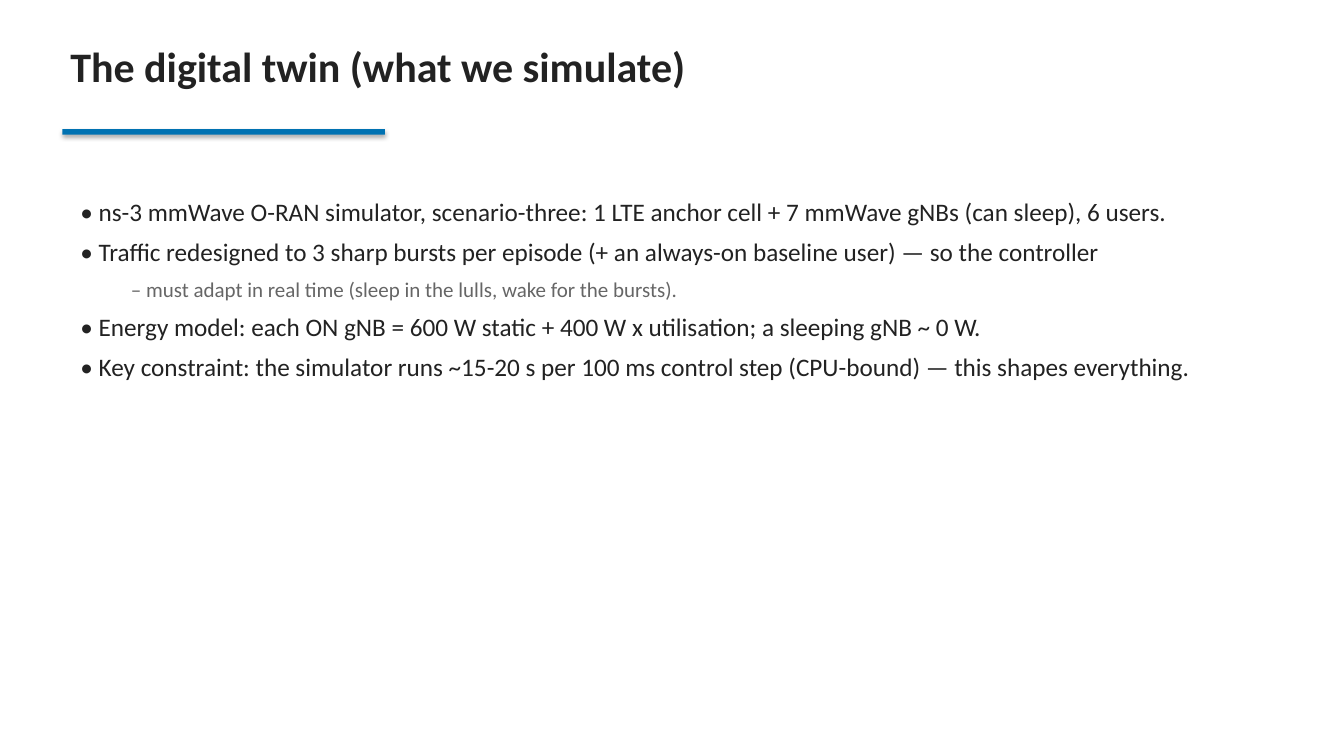
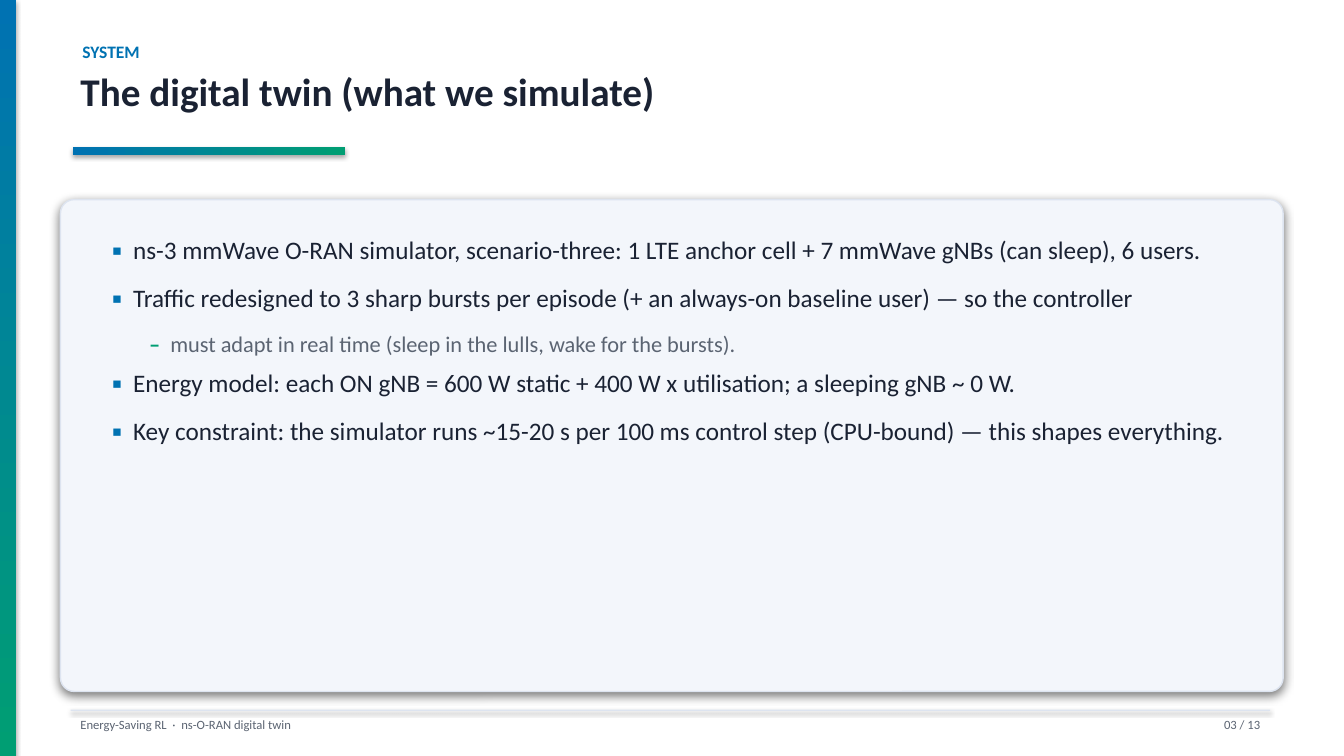
Before and after one commit to SergeantCooper/ns-o-ran-gym, a slide deck: slide 3 of energy_saving_RL_project.pptx. Drawn at 1344x756 pixels with LibreOffice and Linux fonts; fonts in the diff are those of the drawing. Boxes give left, top, right and bottom in pixels: in the first picture for what was removed or moved away, otherwise in the second. Text is boxed around its words. In the diff, an @@ line names an element or a change of style, - is before the commit and + after.

Commit message:
deck: redesign build_ppt.py with a cohesive visual theme
Adds a design system to the presentation (content/numbers unchanged):
- navy gradient title with capability pills + accent band
- per-slide section kickers, gradient underline, left accent strip, footer + page numbers
- content on soft-shadowed panels; colour-coded bullet markers
- figures mounted on shadowed cards, box-fit to the slide (fixes overflow)

```diff
--- a/energy_saving_RL_project.pptx
+++ b/energy_saving_RL_project.pptx
@@ rectangle added at <box>0,0,16,756</box>, fill gradient #0072B2 to #009E73 @@
@@ text added at <box>82,46,139,58</box>, 12.5 pt, text #0072B2, bold @@
+SYSTEM
@@ text "The digital twin (what we ...": place and size @@
-text "The digital twin (what we ..." at <box>70,51,685,89</box>
+text "The digital twin (what we ..." at <box>80,77,655,113</box>
@@ text "The digital twin (what we ..." at <box>80,77,655,113</box>: size 30 to 28 pt, text colour #222222 to #1A2233 @@
@@ rectangle: place and size @@
-rectangle at <box>63,129,385,135</box>
+rectangle at <box>73,147,345,154</box>
@@ rectangle at <box>73,147,345,154</box>: fill #0072B2 to gradient #0072B2 to #009E73 @@
@@ rounded rectangle added at <box>60,200,1284,692</box>, fill #F3F6FB, outline #DDE4F0 1 pt @@
@@ text "▪ ns-3 mmWave O-RAN simulator, ...": place and size @@
-text "▪ ns-3 mmWave O-RAN simulator, ..." at <box>99,203,1189,381</box>
+text "▪ ns-3 mmWave O-RAN simulator, ..." at <box>133,240,1223,445</box>
@@ text at <box>133,240,1200,312</box>: text changed; text colour #222222 to #1A2233 @@
-• ns-3 mmWave O-RAN simulator, scenario-three: 1 LTE anchor cell + 7 mmWave gNBs (can sleep), 6 users.
-• Traffic redesigned to 3 sharp bursts per episode (+ an always-on baseline user) — so the controller
+▪ ns-3 mmWave O-RAN simulator, scenario-three: 1 LTE anchor cell + 7 mmWave gNBs (can sleep), 6 users.
+▪ Traffic redesigned to 3 sharp bursts per episode (+ an always-on baseline user) — so the controller
@@ text at <box>170,336,735,356</box>: size 15 to 16 pt in "– must adapt in real time (sleep ..."; text colour #666666 to #009E73, bold on in "–"; text colour #666666 to #5B6472 in "must adapt in real time (sleep in ..."; list level 2 to 1 in "– must adapt in real ..."; line spacing 1 to 1.12 @@
@@ text at <box>133,374,1223,445</box>: text changed; text colour #222222 to #1A2233 @@
-• Energy model: each ON gNB = 600 W static + 400 W x utilisation; a sleeping gNB ~ 0 W.
-• Key constraint: the simulator runs ~15-20 s per 100 ms control step (CPU-bound) — this shapes everything.
+▪ Energy model: each ON gNB = 600 W static + 400 W x utilisation; a sleeping gNB ~ 0 W.
+▪ Key constraint: the simulator runs ~15-20 s per 100 ms control step (CPU-bound) — this shapes everything.
@@ rectangle added at <box>71,710,1270,711</box>, fill #DDE4F0 @@
@@ text added at <box>80,720,291,731</box>, 9 pt, text #5B6472 @@
+Energy-Saving RL · ns-O-RAN digital twin
@@ text added at <box>1224,721,1260,729</box>, 9 pt, text #5B6472 @@
+03 / 13
```
Also in this commit, not shown: 12 other slides changed, 1 other file.
